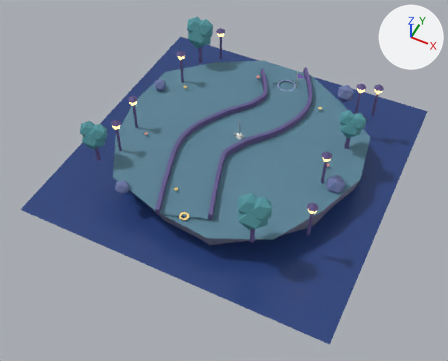
Before and after pictures for a commit that changed the glTF model ui/3d/minigolf/course-13.glb.
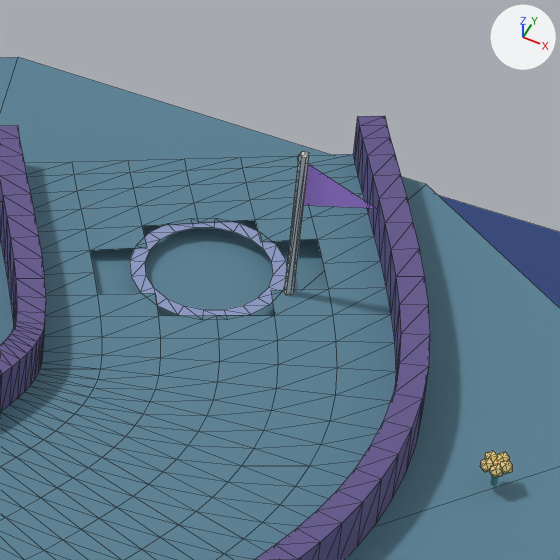
The first picture shows the older version from a camera (50 mm lens) standing at (7.3, -15.94, 17.01) and looking at (0.13, -1.6, -0.91). The close-ups show the older and then the newer version on the part from 58% to 73% of the width and 15% to 33% of the height of that picture. Only the edits that show in the close-ups are written down. Every picture has the same lights, and +X, +Y and +Z are marked at upper right. The close-ups show mesh edges as thin lines. Vertices at exactly the same position are counted once.

In view in the first close-up: 'cup-rim.012', 'flag', 'flag-pole-base.012', 'island-turf-edge.012', 'rail-left', 'rail-right', 'surface-grass', 'water-plane.012' and 6 more.
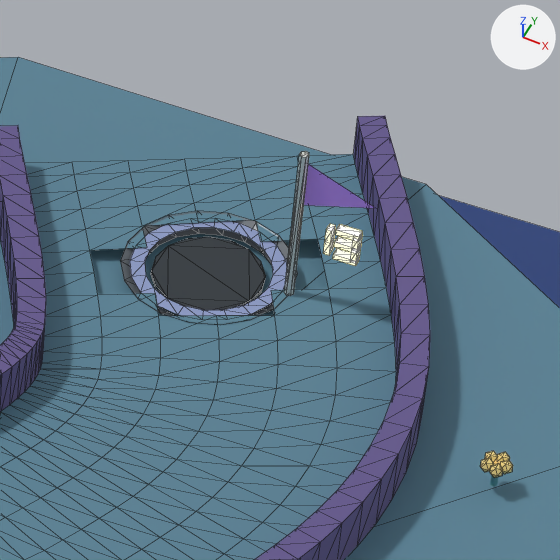
Where the change shows, as pixel boxes (x1, y1, x2, y2) in the close-ups (560 x 560 px):
'cup-bottom.012', moved (not visible before): after (151, 237, 266, 310)
'cup-lining.012', added: after (121, 211, 298, 325)
'hole-digit-segment.064', added: after (336, 224, 363, 242)
'hole-digit-segment.068', added: after (333, 248, 360, 266)
'hole-digit-segment.066', added: after (334, 236, 360, 254)
'hole-digit-segment.062', added: after (325, 224, 336, 243)
'hole-digit-segment.063', added: after (323, 239, 334, 255)
'hole-digit-segment.065', added: after (352, 237, 362, 251)
'hole-digit-segment.067', added: after (350, 246, 361, 263)

Edits to the bpy script that builds the scene:
```text
Change me_cup_bottom_mesh_012:
    remove me_cup_bottom_mesh_012.from_pydata(...)  # 32 vertices, 60 faces; spans x 0.159..0.729, y 3.424..3.994, z -0.393..-0.368
    add me_cup_bottom_mesh_012.from_pydata(...)  # 32 vertices, 60 faces; spans x 0.159..0.729, y 3.424..3.994, z -0.06..-0.035
    me_cup_bottom_mesh_012 part 1: the whole mesh is moved by (0.0, 0.0, 0.332)
Add ob_hole_digit_segment_068:
    ob_hole_digit_segment_068 = bpy.data.objects.new('hole-digit-segment.068', me_hole_digit_segment_mesh_068)  # a box spanning x 1.0838..1.2038, y 3.6844..3.7344, z 0.31..0.34; in mat_minigolf_hole_number_night (beige #fff0b5, glowing beige #fff0b5)
    ob_hole_digit_segment_068.location = (0.0, 0.0, 0.0)
Add ob_hole_digit_segment_067:
    ob_hole_digit_segment_067 = bpy.data.objects.new('hole-digit-segment.067', me_hole_digit_segment_mesh_067)  # a box spanning x 1.1738..1.2038, y 3.6844..3.7344, z 0.325..0.4; in mat_minigolf_hole_number_night (beige #fff0b5, glowing beige #fff0b5)
    ob_hole_digit_segment_067.location = (0.0, 0.0, 0.0)
Add ob_hole_digit_segment_066:
    ob_hole_digit_segment_066 = bpy.data.objects.new('hole-digit-segment.066', me_hole_digit_segment_mesh_066)  # a box spanning x 1.0838..1.2038, y 3.6844..3.7344, z 0.385..0.415; in mat_minigolf_hole_number_night (beige #fff0b5, glowing beige #fff0b5)
    ob_hole_digit_segment_066.location = (0.0, 0.0, 0.0)
Add ob_hole_digit_segment_065:
    ob_hole_digit_segment_065 = bpy.data.objects.new('hole-digit-segment.065', me_hole_digit_segment_mesh_065)  # a box spanning x 1.1738..1.2038, y 3.6844..3.7344, z 0.4..0.475; in mat_minigolf_hole_number_night (beige #fff0b5, glowing beige #fff0b5)
    ob_hole_digit_segment_065.location = (0.0, 0.0, 0.0)
Add ob_hole_digit_segment_064:
    ob_hole_digit_segment_064 = bpy.data.objects.new('hole-digit-segment.064', me_hole_digit_segment_mesh_064)  # a box spanning x 1.0838..1.2038, y 3.6844..3.7344, z 0.46..0.49; in mat_minigolf_hole_number_night (beige #fff0b5, glowing beige #fff0b5)
    ob_hole_digit_segment_064.location = (0.0, 0.0, 0.0)
Add ob_hole_digit_segment_063:
    ob_hole_digit_segment_063 = bpy.data.objects.new('hole-digit-segment.063', me_hole_digit_segment_mesh_063)  # a box spanning x 1.0338..1.0638, y 3.6844..3.7344, z 0.325..0.4; in mat_minigolf_hole_number_night (beige #fff0b5, glowing beige #fff0b5)
    ob_hole_digit_segment_063.location = (0.0, 0.0, 0.0)
Add ob_hole_digit_segment_062:
    ob_hole_digit_segment_062 = bpy.data.objects.new('hole-digit-segment.062', me_hole_digit_segment_mesh_062)  # a box spanning x 1.0338..1.0638, y 3.6844..3.7344, z 0.4..0.475; in mat_minigolf_hole_number_night (beige #fff0b5, glowing beige #fff0b5)
    ob_hole_digit_segment_062.location = (0.0, 0.0, 0.0)
Add ob_cup_lining_012:
    ob_cup_lining_012 = bpy.data.objects.new('cup-lining.012', me_cup_lining_mesh_012)  # 36 vertices, 36 faces; spans x 0.004..0.884, y 3.276..4.143, z -0.062..0.004; in mat_minigolf_cup_lining_night (grey #656c73)
    ob_cup_lining_012.location = (0.0, 0.0, 0.0)
```
